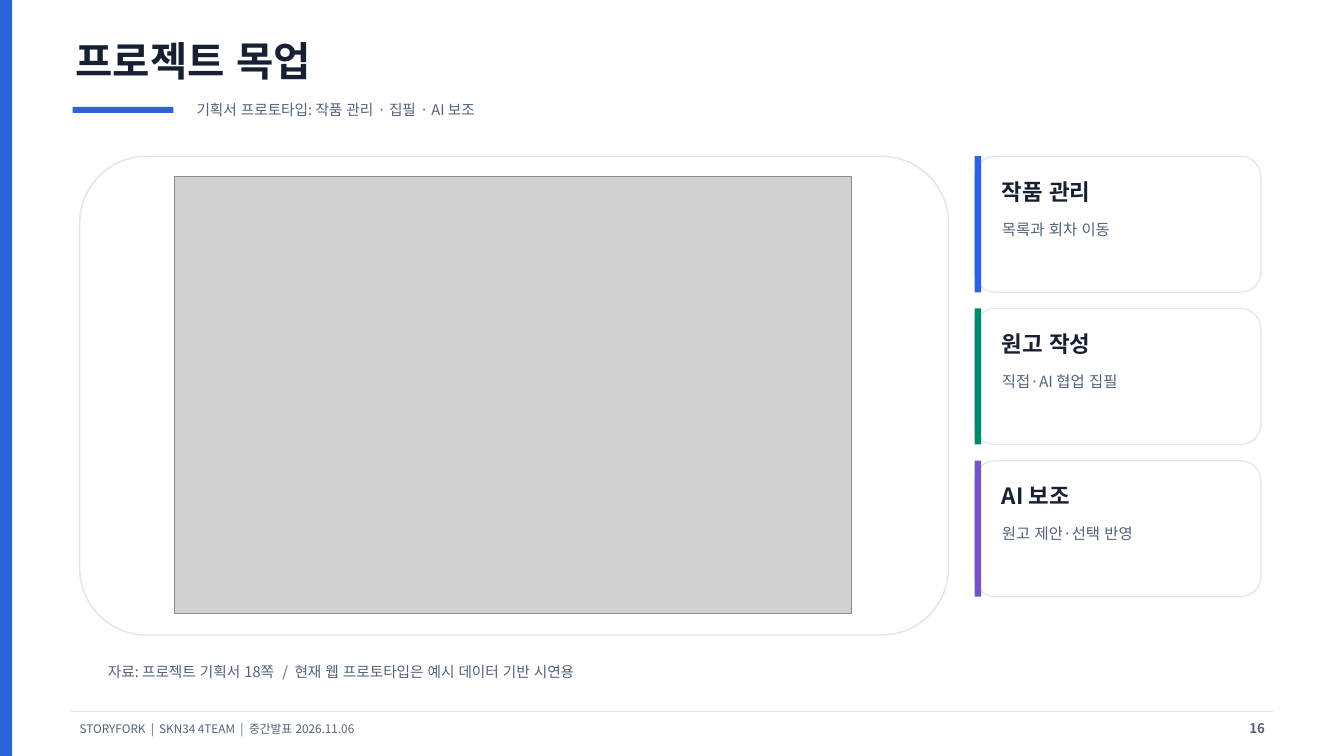
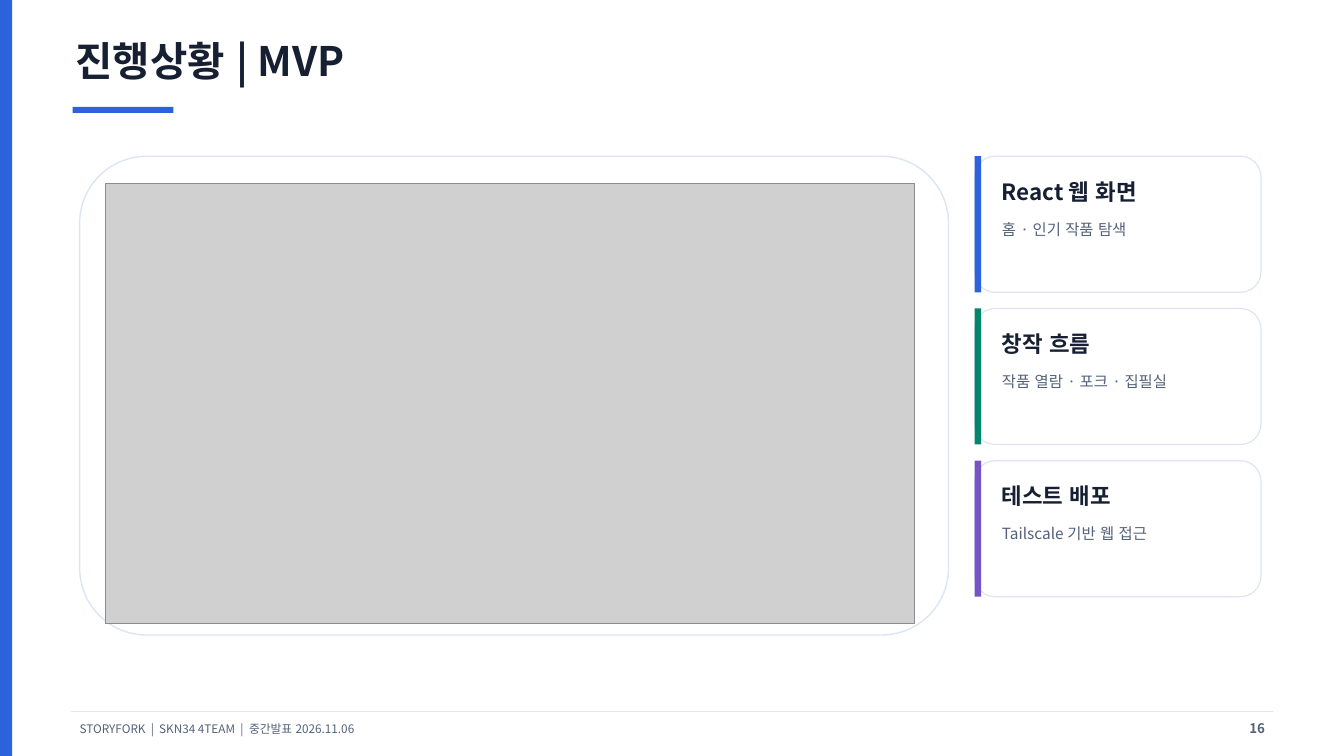
Before and after one commit to SKNETWORKS-FAMILY-AICAMP/SKN34-FINAL-4TEAM, a slide deck: slide 16 of docs/deliverables/SKN34-final-4Team_중간발표.pptx. Drawn at 1344x756 pixels with LibreOffice and Linux fonts; fonts in the diff are those of the drawing; grey boxes stand for pictures. Boxes give left, top, right and bottom in pixels: in the first picture for what was removed or moved away, otherwise in the second. Text is boxed around its words. In the diff, an @@ line names an element or a change of style, - is before the commit and + after.

Commit message:
docs: 중간발표자료 진행상황 섹션 보완

```diff
--- a/docs/deliverables/SKN34-final-4Team_중간발표.pptx
+++ b/docs/deliverables/SKN34-final-4Team_중간발표.pptx
@@ text at (76, 41, 345, 80): text changed @@
-프로젝트 목업
+진행상황 | MVP
@@ text removed at (197, 103, 475, 116) @@
-기획서 프로토타입: 작품 관리 · 집필 · AI 보조
@@ picture: place and size @@
-picture at (174, 176, 852, 614)
+picture at (106, 184, 914, 624)
@@ text at (1002, 181, 1137, 202): text changed @@
-작품 관리
+React 웹 화면
@@ text at (1002, 222, 1126, 236): text changed @@
-목록과 회차 이동
+홈 · 인기 작품 탐색
@@ text at (1002, 333, 1090, 354): text changed @@
-원고 작성
+창작 흐름
@@ text at (1002, 374, 1168, 388): text changed @@
-직접·AI 협업 집필
+작품 열람 · 포크 · 집필실
@@ text at (1002, 485, 1111, 506): text changed @@
-AI 보조
+테스트 배포
@@ text at (1002, 526, 1147, 540): text changed @@
-원고 제안·선택 반영
+Tailscale 기반 웹 접근
@@ text removed at (108, 665, 574, 678) @@
-자료: 프로젝트 기획서 18쪽 / 현재 웹 프로토타입은 예시 데이터 기반 시연용
```
Also in this commit, not shown: 5 other slides changed.
